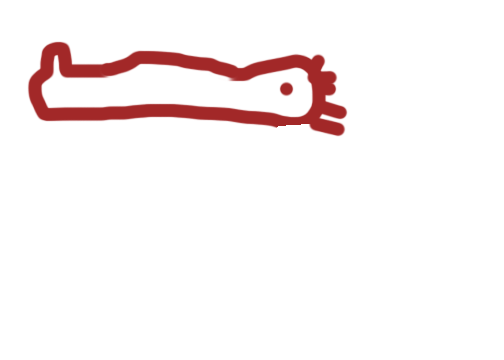
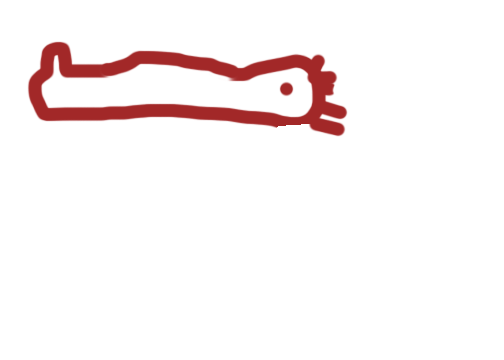
The second 504×360 image is a revision of the first. Changes to its layers:
painted on "Layer 1" over [331, 84, 337, 95]
